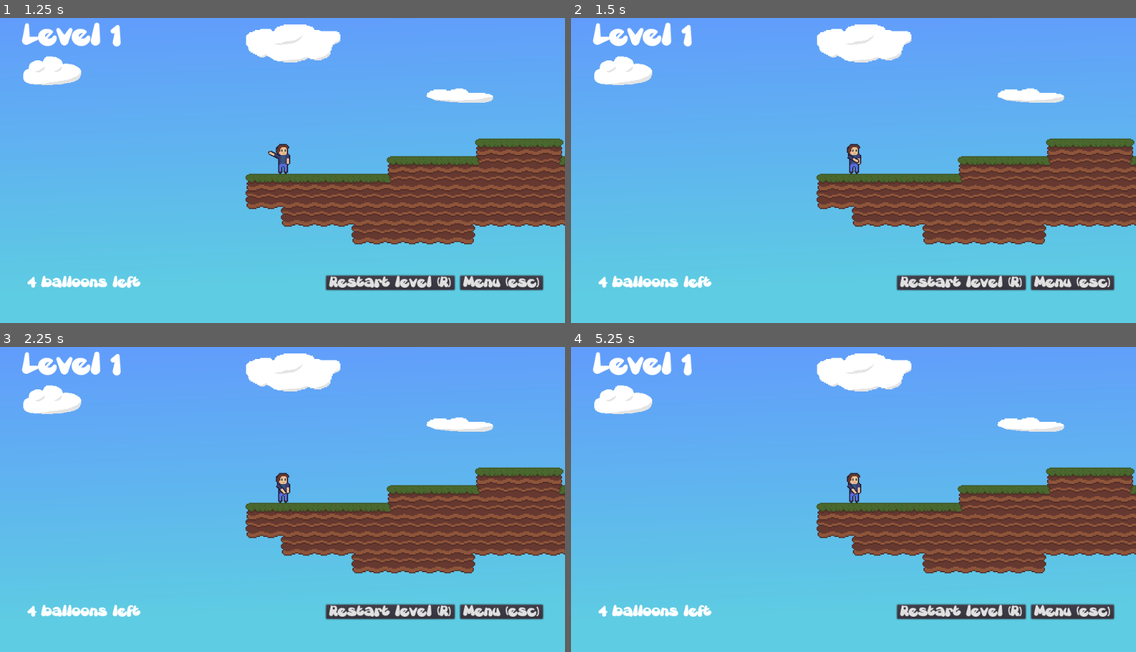
Above: before the commit, frames 1-4 (two rows, left to right).
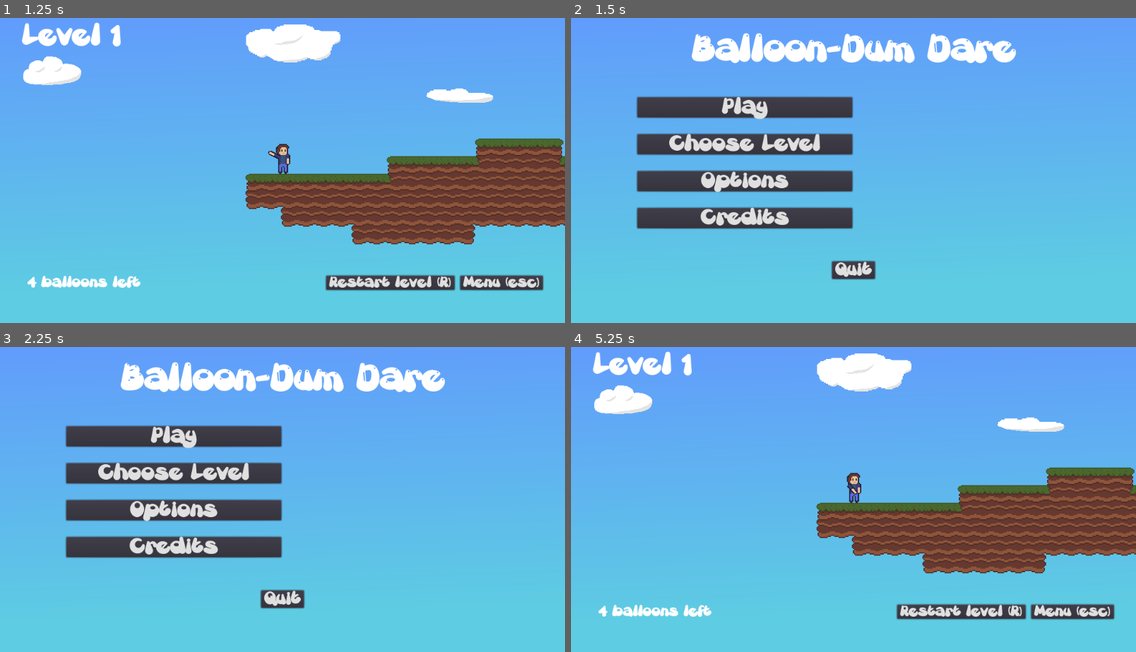
Above: after the commit, the same moments.

Repository: LeandreLPP/BalloonDumDare
Game: Godot game, scene res://Scenes/MainMenuScene.tscn
The game is run twice, just before and just after one commit, with the same random seed, the same clock (stepped at 60 frames per second) and the same inputs. Sound files missing from this copy of the repository are replaced by a short silence.
Inputs (mouse positions are in pixels of both pictures, inside the frame that each line leads up to):
- Up to frame 1 (1.25 s): click "Play" at 0.5 s
- Up to frame 2 (1.5 s): click "Menu (esc)" at 1.25 s
- Up to frame 3 (2.25 s): click (389, 612) at 2 s, where only the run before the commit has a clickable "Restart level (R)"
- Up to frame 4 (5.25 s): click (960, 612) at 2.75 s, where only the run before the commit has a clickable "Restart level (R)"; click (960, 612) at 3.5 s, where only the run before the commit has a clickable "Restart level (R)"; click (746, 435) at 4.25 s, where only the run after the commit has a clickable "Play"; click "Restart level (R)" at 5 s

Frame 1 is identical in both runs. In frame 2, 33% of the frame differs, in the area x 3-100%, y 1-90%; in frame 3, 33%; in frame 4, nothing differs.

Commit message:
Fixed escape return to main menu

Diff:
--- a/LevelManager.gd
+++ b/LevelManager.gd
@@ -12,6 +12,10 @@
 func _ready():
 	var root = get_tree().get_root()
 	current_scene = root.get_child(root.get_child_count() - 1)
+
+func _process(delta):
+	if Input.is_action_just_pressed("menu"):
+		goto_main_menu()
 
 func goto_main_menu():
 	music.inGame = false
@@ -48,15 +52,6 @@
 
 func goto_scene(path):
 	print("loading " + path)
-	# This function will usually be called from a signal callback,
-	# or some other function in the current scene.
-	# Deleting the current scene at this point is
-	# a bad idea, because it may still be executing code.
-	# This will result in a crash or unexpected behavior.
-
-	# The solution is to defer the load to a later time, when
-	# we can be sure that no code from the current scene is running:
-
 	call_deferred("_deferred_goto_scene", path)
 
 
--- a/Prefabs/GUIs/HUD.gd
+++ b/Prefabs/GUIs/HUD.gd
@@ -13,3 +13,6 @@
 
 func _on_RestartButton_pressed():
 	LevelManager.reload_level()
+
+func _on_MenuButton_pressed():
+	LevelManager.goto_main_menu()
--- a/Prefabs/GUIs/HUD.tscn
+++ b/Prefabs/GUIs/HUD.tscn
@@ -27,7 +27,7 @@
 font_data = ExtResource( 2 )
 _sections_unfolded = [ "Font", "Settings" ]
 
-[node name="HUD" type="MarginContainer"]
+[node name="HUD" type="MarginContainer" index="0"]
 
 anchor_left = 0.0
 anchor_top = 0.0
@@ -45,7 +45,6 @@
 custom_constants/margin_bottom = 60
 script = ExtResource( 1 )
 _sections_unfolded = [ "Margin", "custom_constants" ]
-level = null
 
 [node name="VBoxContainer" type="VBoxContainer" parent="." index="0"]
 
@@ -229,4 +228,4 @@
 
 [connection signal="pressed" from="VBoxContainer/HBoxContainer/RestartButton" to="." method="_on_RestartButton_pressed"]
 
-[connection signal="pressed" from="VBoxContainer/HBoxContainer/MenuButton" to="." method="_on_RestartButton_pressed"]
+[connection signal="pressed" from="VBoxContainer/HBoxContainer/MenuButton" to="." method="_on_MenuButton_pressed"]
